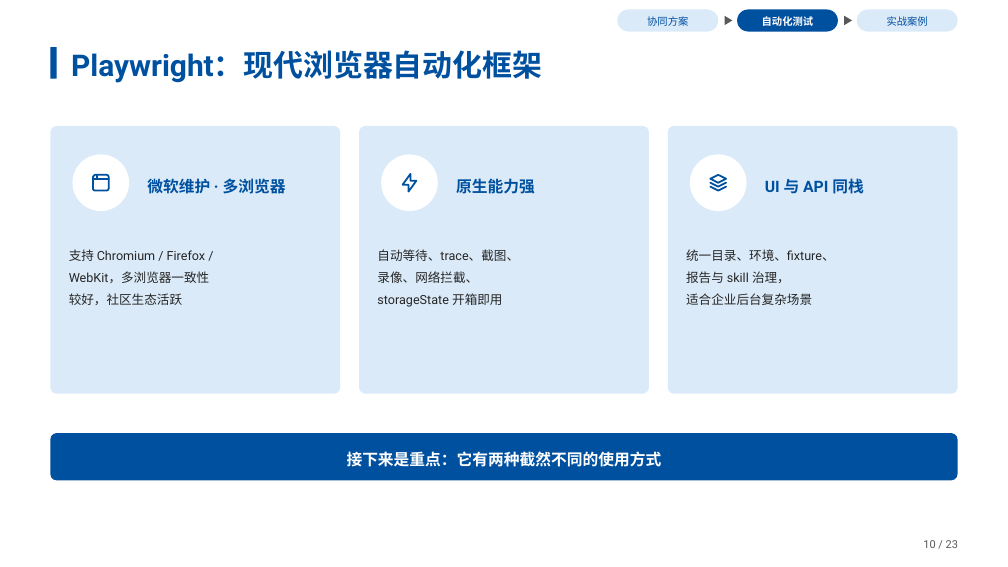
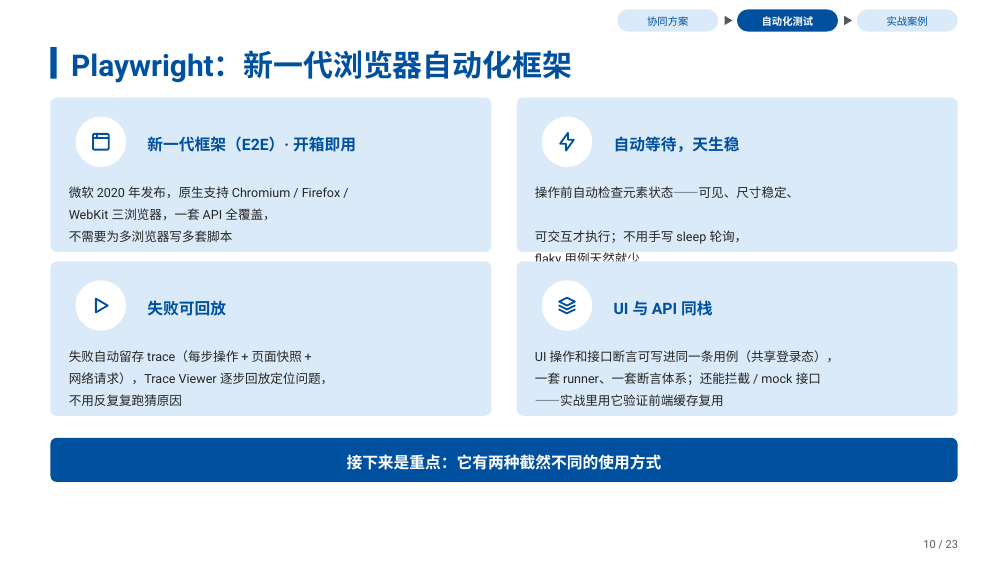
Before and after one commit to songsunny00/AIauto, a slide deck: slide 11 of docs/宋焕莲-AI赋能：需求开发到自动化测试.pptx. Drawn at 1008x567 pixels with LibreOffice and Linux fonts; fonts in the diff are those of the drawing. Boxes give left, top, right and bottom in pixels: in the first picture for what was removed or moved away, otherwise in the second. Text is boxed around its words. In the diff, an @@ line names an element or a change of style, - is before the commit and + after.

```diff
--- a/docs/宋焕莲-AI赋能：需求开发到自动化测试.pptx
+++ b/docs/宋焕莲-AI赋能：需求开发到自动化测试.pptx
@@ text at (71,50,572,83): text changed @@
-Playwright：现代浏览器自动化框架
+Playwright：新一代浏览器自动化框架
@@ rounded rectangle added at (51,98,492,252), fill #DAEAF8 @@
@@ ellipse: place and size @@
-ellipse at (73,154,129,211)
+ellipse at (76,116,126,167)
@@ rounded rectangle added at (516,98,957,252), fill #DAEAF8 @@
@@ ellipse: place and size @@
-ellipse at (690,154,746,211)
+ellipse at (542,116,593,167)
@@ 3 freeform shapes: place and size @@
-3 freeform shapes at (93,175,109,191)
+3 freeform shapes at (93,134,109,150)
@@ text added at (147,136,356,152), 15 pt, text #0050A0, bold @@
+新一代框架（E2E）· 开箱即用
@@ rounded rectangle removed at (359,126,649,394) @@
@@ freeform shape: place and size @@
-freeform shape at (403,174,417,191)
+freeform shape at (560,133,574,150)
@@ text added at (614,136,740,152), 15 pt, text #0050A0, bold @@
+自动等待，天生稳
@@ text removed at (147,178,286,194) @@
-微软维护 · 多浏览器
@@ text removed at (456,178,535,194) @@
-原生能力强
@@ text added at (69,186,341,242), 12 pt, text #262626 @@
+微软 2020 年发布，原生支持 Chromium / Firefox /
+WebKit 三浏览器，一套 API 全覆盖，
+不需要为多浏览器写多套脚本
@@ text added at (535,186,799,262), 12 pt, text #262626 @@
+操作前自动检查元素状态——可见、尺寸稳定、
+可交互才执行；不用手写 sleep 轮询，
+flaky 用例天然就少
@@ rounded rectangle: place and size @@
-rounded rectangle at (51,126,340,394)
+rounded rectangle at (51,262,492,416)
@@ text removed at (69,249,210,305) @@
-支持 Chromium / Firefox /
-WebKit，多浏览器一致性
-较好，社区生态活跃
@@ text removed at (377,249,519,307) @@
-自动等待、trace、截图、
-录像、网络拦截、
-storageState 开箱即用
@@ proportions changed in 3 elements at (51,438,958,482), (51,262,492,416), (516,262,957,416) @@
@@ rounded rectangle: place and size @@
-rounded rectangle at (668,126,957,394)
+rounded rectangle at (516,262,957,416)
@@ text removed at (686,249,835,305) @@
-统一目录、环境、fixture、
-报告与 skill 治理，
-适合企业后台复杂场景
@@ ellipse: place and size @@
-ellipse at (381,154,438,211)
+ellipse at (76,281,126,331)
@@ freeform shape added at (96,299,108,312), outline #0050A0 1.69 pt @@
@@ ellipse added at (542,281,593,331), fill #FFFFFF @@
@@ freeform shape: place and size @@
-freeform shape at (711,175,727,182)
+freeform shape at (560,298,575,306)
@@ text "UI 与 API 同栈": place and size @@
-text "UI 与 API 同栈" at (765,178,863,194)
+text "UI 与 API 同栈" at (614,300,712,316)
@@ text added at (147,300,226,316), 15 pt, text #0050A0, bold @@
+失败可回放
@@ freeform shape: place and size @@
-freeform shape at (711,187,727,191)
+freeform shape at (560,309,575,313)
@@ freeform shape: place and size @@
-freeform shape at (711,183,727,187)
+freeform shape at (560,306,575,309)
@@ text added at (69,350,333,406), 12 pt, text #262626 @@
+失败自动留存 trace（每步操作 + 页面快照 +
+网络请求），Trace Viewer 逐步回放定位问题，
+不用反复复跑猜原因
@@ text added at (535,350,839,406), 12 pt, text #262626 @@
+UI 操作和接口断言可写进同一条用例（共享登录态），
+一套 runner、一套断言体系；还能拦截 / mock 接口
+——实战里用它验证前端缓存复用
@@ rounded rectangle: place and size @@
-rounded rectangle at (51,433,958,480)
+rounded rectangle at (51,438,958,482)
```
Also in this commit, not shown: 2 other slides changed, 1 other file.
